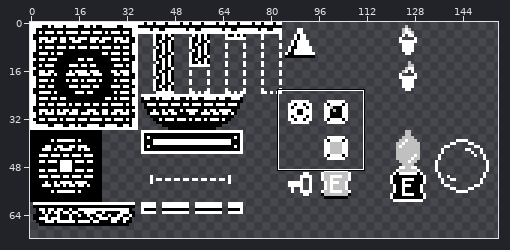
Sprite sheet, stored at Assets/Graphics/Tiles/TilesetA_Gray.png. Above: a wide view before the commit, with the close-up outlined.
Close-up. First the earlier version:
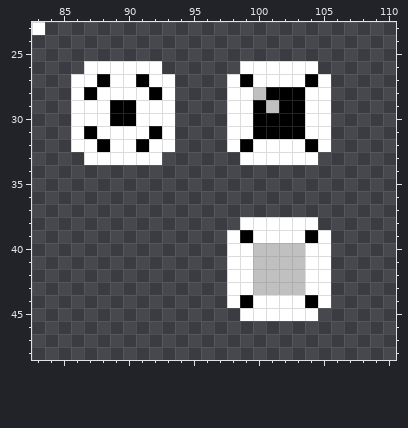
The file is 156x72 pixels. Shown: x 83..110, y 23..48.
The same view after the edit:
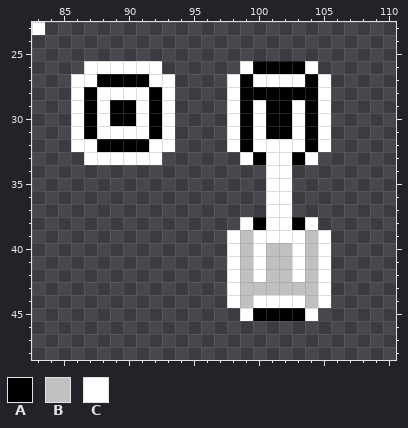
Palette (. is transparent): A #000000  B #c0c0c0  C #ffffff
From old to new:
@@ x 83..110 @@
 25 ............................
-26 ....CCCCCC......CCCCCC......
-27 ...CCACCACC....CACCCCAC.....
-28 ...CACCCCAC....CCBAAACC.....
-29 ...CCCAACCC....CCABAACC.....
-30 ...CCCAACCC....CCAAAACC.....
-31 ...CACCCCAC....CCAAAACC.....
-32 ...CCACCACC....CACCCCAC.....
-33 ....CCCCCC......CCCCCC......
-34 ............................
-35 ............................
-36 ............................
-37 ............................
-38 ................CCCCCC......
-39 ...............CACCCCAC.....
-40 ...............CCBBBBCC.....
-41 ...............CCBBBBCC.....
-42 ...............CCBBBBCC.....
-43 ...............CCBBBBCC.....
-44 ...............CACCCCAC.....
-45 ................CCCCCC......
+26 ....CCCCCC......CAAAAC......
+27 ...CCAAAACC....CACCCCAC.....
+28 ...CACCCCAC....CAAAAAAC.....
+29 ...CACAACAC....CACAACAC.....
+30 ...CACAACAC....CACAACAC.....
+31 ...CACCCCAC....CACAACAC.....
+32 ...CCAAAACC....CACCCCAC.....
+33 ....CCCCCC......CACCAC......
+34 ..................CC........
+35 ..................CC........
+36 ..................CC........
+37 ..................CC........
+38 ................CACCAC......
+39 ...............CBCCCCBC.....
+40 ...............CBCBBCBC.....
+41 ...............CBCBBCBC.....
+42 ...............CBCBBCBC.....
+43 ...............CBBBBBBC.....
+44 ...............CBCCCCBC.....
+45 ................CAAAAC......
 46 ............................
